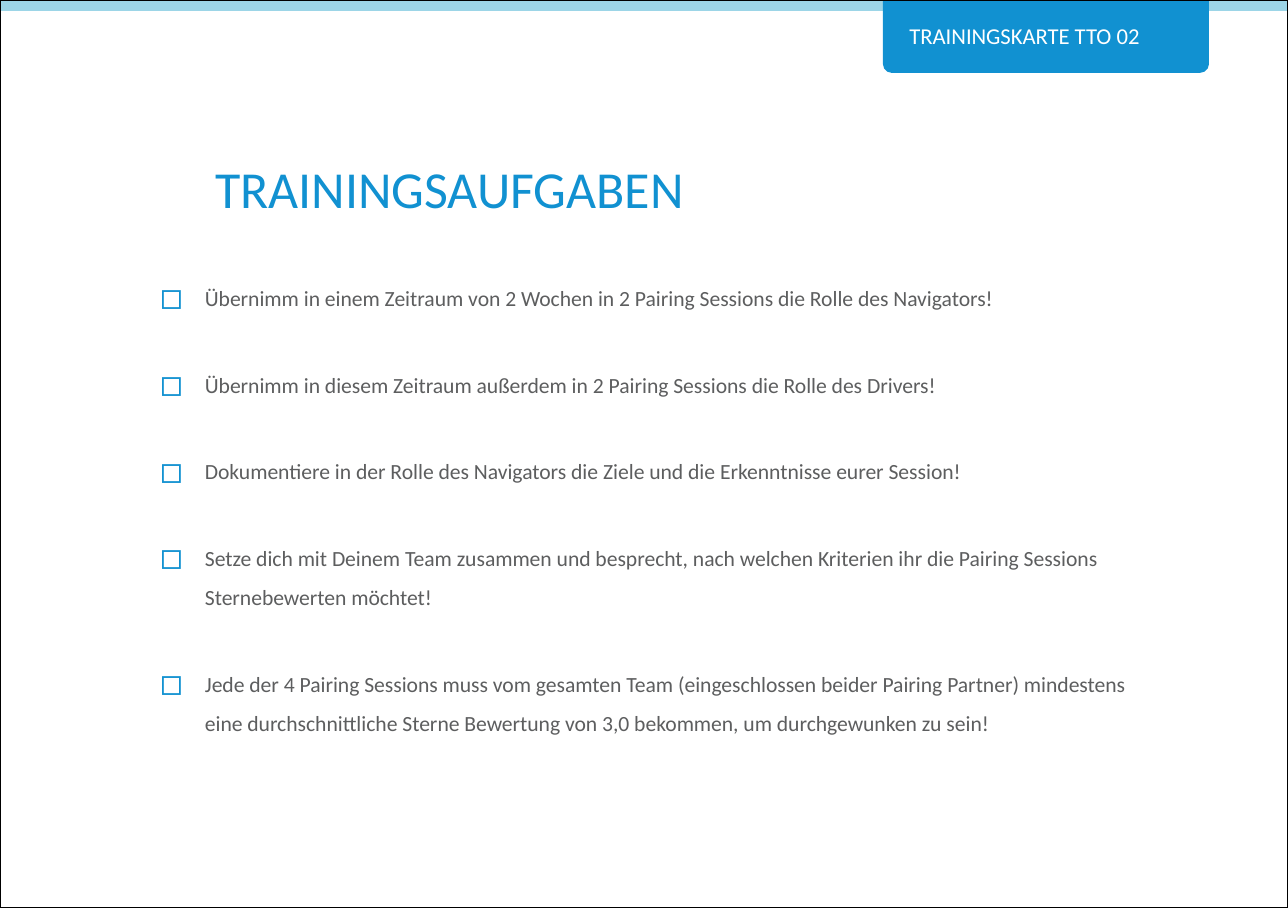
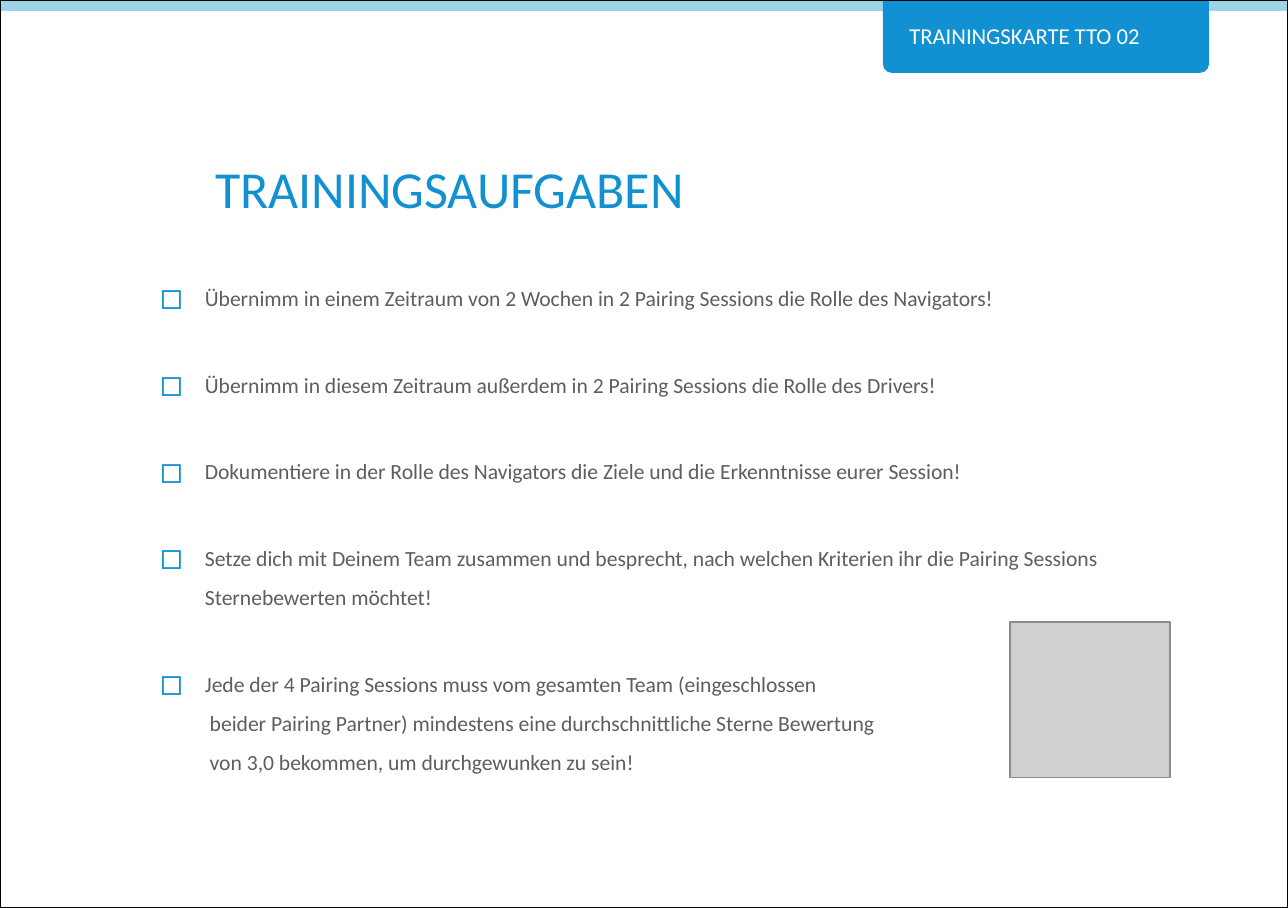
Before and after one commit to Teamtool/training-materials, a slide deck: slide 2 of agile moves/Teamtool (TTO)/ger_TTO_02_An_einem_Strang_ziehen.pptx. Drawn at 1288x908 pixels with LibreOffice and Linux fonts; fonts in the diff are those of the drawing; grey boxes stand for pictures; background and template pictures are left out. Boxes give left, top, right and bottom in pixels: in the first picture for what was removed or moved away, otherwise in the second. Text is boxed around its words. In the diff, an @@ line names an element or a change of style, - is before the commit and + after.

```diff
--- a/agile moves/Teamtool (TTO)/ger_TTO_02_An_einem_Strang_ziehen.pptx
+++ b/agile moves/Teamtool (TTO)/ger_TTO_02_An_einem_Strang_ziehen.pptx
@@ text "Übernimm in einem Zeitraum von ..." rewrapped from (205, 288, 1125, 735) to (205, 288, 1098, 774) @@
@@ picture added at (1011, 621, 1171, 777) @@
```
Also in this commit, not shown: 5 other files.
